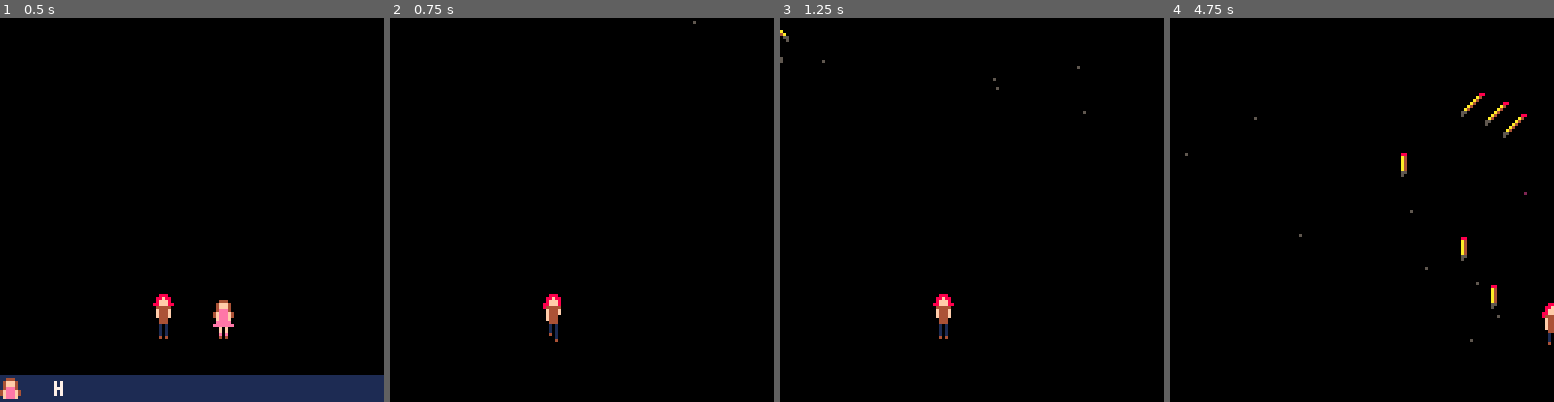
Above: before the commit, frames 1-4 (left to right).
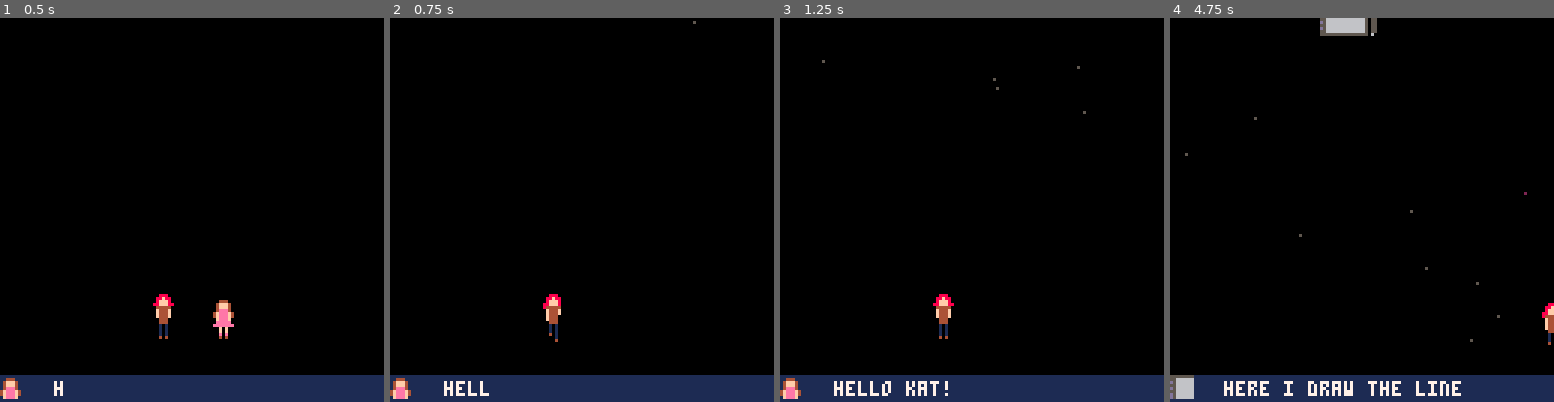
Above: after the commit, the same moments.

Repository: nsatragno/pico8-carts
Game: PICO-8 cartridge super_kat_8/super_kat_8.p8
Two runs of this game, one before a commit and one after it. Both use one fixed random seed, a clock stepped at 60 frames per second and the inputs below.
Inputs:
- Up to frame 1 (0.5 s): tap X (X key) at 0.33 s
- Up to frame 2 (0.75 s): tap O (Z key) at 0.7 s
- Up to frame 3 (1.25 s): tap X (X key) at 1.07 s
- Up to frame 4 (4.75 s): hold Right 1.6-2.1 s; tap O (Z key) every 0.4 s from 1.7 to 4.5 s; tap X (X key) at 1.85, 2.97, 4.08 s; hold Up 2.15-2.42 s; hold Right 2.47-3.03 s; hold Left 3.08-3.58 s; hold Down 3.63-3.97 s; hold Right 4.02-4.68 s; hold Up from 4.73 s (still down)

Frame 1 is identical in both runs. In frame 2, 7.0% of the frame differs, in the area x 0-100%, y 92-100%; in frame 3, 7.1%; in frame 4, 8.2%, in the area x 0-100%, y 0-100%.

Commit message:
Boss outline.

Diff:
--- a/super_kat_8/super_kat_8.p8
+++ b/super_kat_8/super_kat_8.p8
@@ -27,10 +27,16 @@
 
  events = {
   {
+   x = 50,
+   y = -30,
+   spawn = "tablet",
+   offset = 1,
+  },
+  {
    x = -5,
    y = 0,
    spawn = "pencil",
-   offset = 0.2,
+   offset = 300,
    angle = .86,
   },
   {
@@ -154,38 +160,39 @@
 end
 
 function create_dialog(messages)
-  return {
-    ticks = 0,
-    messages = messages,
-    current_message = "",
-
-    set = function(self, messages)
-      self.ticks = 0
-      self.messages = messages
-    end,  -- dialog:set
-
-    update = function(self)
-      if #self.messages <= 0 then
-        return
-      end
-      self.ticks += 1
-      self.current_message = sub(self.messages[1].text, 0, self.ticks / 5)
-      if self.ticks / 5 > #self.messages[1].text + 30
-         and not self.messages[1].persistent then
-        self.ticks = 0
-        deli(self.messages, 1)
-      end
-    end,  -- dialog:update
-
-    draw = function(self)
-      if #self.messages <= 0 then
-        return
-      end
-      rectfill(0, 119, 127, 127, 1)
-      print(self.current_message, 18, 121, 7)
-      spr(self.messages[1].sprite, 0, 119, 1, 1)
-    end,  -- dialog:draw
-  }
+ return {
+  ticks = 0,
+  messages = messages,
+  current_message = "",
+
+  set = function(self, messages)
+   self.ticks = 0
+   self.messages = messages
+   self.current_message = ""
+  end,  -- dialog:set
+
+  update = function(self)
+   if #self.messages <= 0 then
+    return
+   end
+   self.ticks += 1
+   self.current_message = sub(self.messages[1].text, 0, self.ticks / 5)
+   if self.ticks / 5 > #self.messages[1].text + 30
+    and not self.messages[1].persistent then
+    self.ticks = 0
+    deli(self.messages, 1)
+   end
+  end,  -- dialog:update
+
+  draw = function(self)
+   if #self.messages <= 0 then
+    return
+   end
+   rectfill(0, 119, 127, 127, 1)
+   print(self.current_message, 18, 121, 7)
+   spr(self.messages[1].sprite, 0, 119, 1, 1)
+  end,  -- dialog:draw
+ }
 end  -- create_dialog
 
 function normalize(x, y)
@@ -351,12 +358,14 @@
   end
   return
  end
+ if dialog then
+  dialog:update()
+ end
  if state == "intro" then
-  dialog:update()
   -- todo comment out btnp to disallow skipping intro
   if #dialog.messages == 0 or btnp(❎) or btnp(🅾️ ) then
    state = "game"
-   dialog.messages = {}
+   --dialog.messages = {}
    nina.state = "hide"
    return
   end
@@ -472,6 +481,30 @@
     hp = 1,
     speed = 0,
    })
+  elseif event.spawn == "tablet" then
+    dialog:set({
+     {
+      text = "here i draw the line",
+      sprite = 68,
+     },
+     {
+      text = "prepare to dye",
+      sprite = 68,
+     },
+   })
+   tablet = {
+    state = "entering",
+    x = event.x,
+    y = event.y,
+    dx = 0,
+    dy = 0.1,
+    pencil = {
+     x = event.x + 17,
+     y = event.y,
+     dx = 0,
+     dy = 0.1,
+    },
+   }
   end
   offset = 0
   start_time = time()
@@ -553,6 +586,21 @@
      del(pencils, pencil)
     end
    end
+  end
+ end
+
+ if tablet then
+  tablet.x += tablet.dx
+  tablet.y += tablet.dy
+  tablet.pencil.x += tablet.pencil.dx
+  tablet.pencil.y += tablet.pencil.dy
+
+  if tablet.state == "entering" and tablet.y >= 20 then
+   tablet.state = "fighting"
+   tablet.dx = 0
+   tablet.dy = 0
+   tablet.pencil.dx = 0
+   tablet.pencil.dy = 0
   end
  end
 
